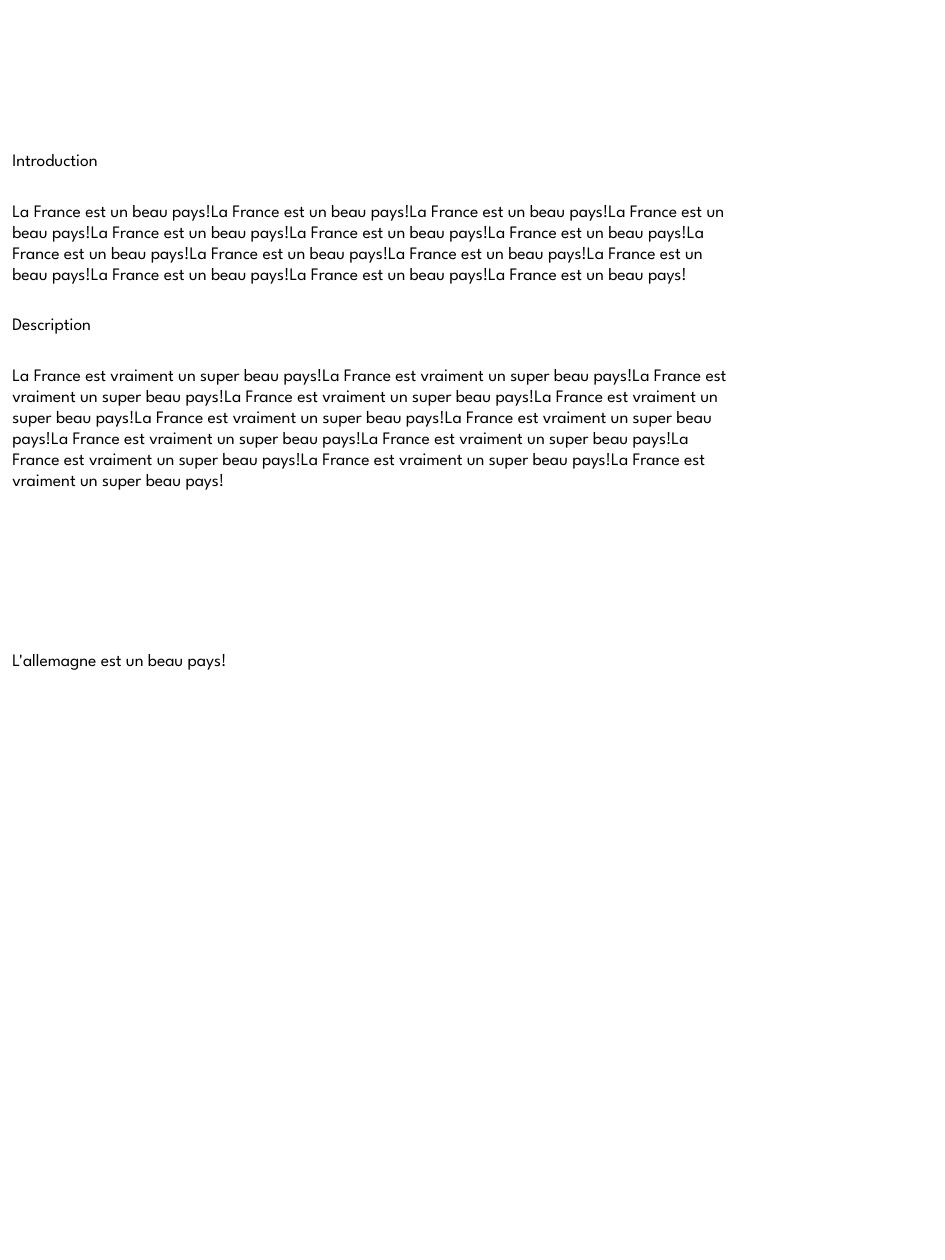
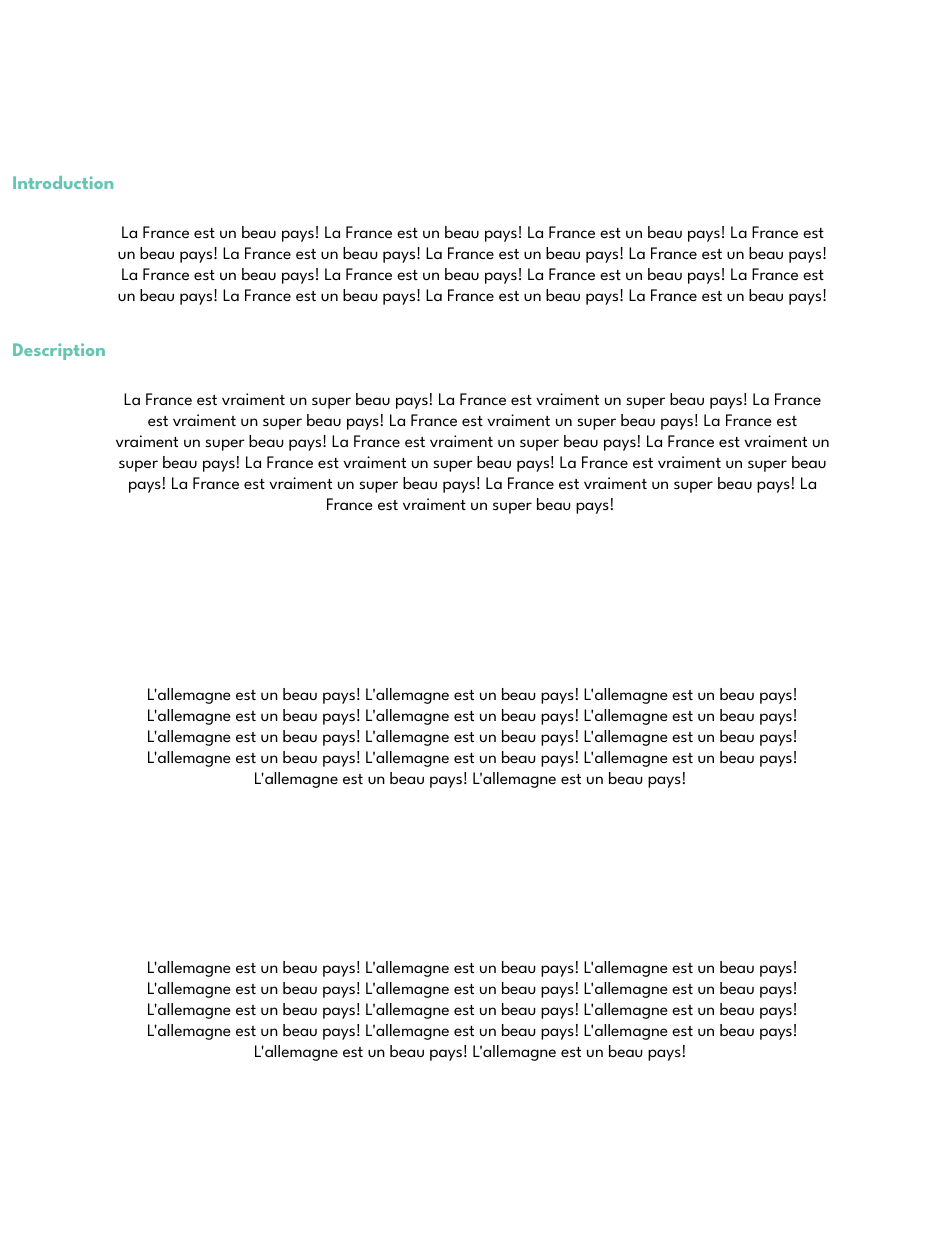
Before and after one commit to Msa360/pptx_template_cin, a slide deck: slide 2 of powerpoints/test.pptx. Drawn at 945x1260 pixels with LibreOffice and Linux fonts; fonts in the diff are those of the drawing; background and template pictures are left out. Boxes give left, top, right and bottom in pixels: in the first picture for what was removed or moved away, otherwise in the second. Text is boxed around its words. In the diff, an @@ line names an element or a change of style, - is before the commit and + after.

```diff
--- a/powerpoints/test.pptx
+++ b/powerpoints/test.pptx
@@ text "Introduction": place and size @@
-text "Introduction" at box(12, 154, 97, 167)
+text "Introduction" at box(12, 176, 114, 189)
@@ text "Introduction" at box(12, 176, 114, 189): size 10 to 11 pt, text colour #000000 to #67C5B4, bold on @@
@@ text at box(118, 226, 828, 305): text changed @@
-La France est un beau pays!La France est un beau pays!La France est un beau pays!La France est un
-beau pays!La France est un beau pays!La France est un beau pays!La France est un beau pays!La
-France est un beau pays!La France est un beau pays!La France est un beau pays!La France est un
-beau pays!La France est un beau pays!La France est un beau pays!La France est un beau pays!
+La France est un beau pays! La France est un beau pays! La France est un beau pays! La France est
+un beau pays! La France est un beau pays! La France est un beau pays! La France est un beau pays!
+La France est un beau pays! La France est un beau pays! La France est un beau pays! La France est
+un beau pays! La France est un beau pays! La France est un beau pays! La France est un beau pays!
@@ text "Description" at box(12, 343, 106, 360): size 10 to 11 pt, text colour #000000 to #67C5B4, bold on @@
@@ text "Description": place and size @@
-text "Description" at box(12, 318, 91, 334)
+text "Description" at box(12, 343, 106, 360)
@@ text at box(116, 393, 830, 514): text changed @@
-La France est vraiment un super beau pays!La France est vraiment un super beau pays!La France est
-vraiment un super beau pays!La France est vraiment un super beau pays!La France est vraiment un
-super beau pays!La France est vraiment un super beau pays!La France est vraiment un super beau
-pays!La France est vraiment un super beau pays!La France est vraiment un super beau pays!La
-France est vraiment un super beau pays!La France est vraiment un super beau pays!La France est
-vraiment un super beau pays!
+La France est vraiment un super beau pays! La France est vraiment un super beau pays! La France
+est vraiment un super beau pays! La France est vraiment un super beau pays! La France est
+vraiment un super beau pays! La France est vraiment un super beau pays! La France est vraiment un
+super beau pays! La France est vraiment un super beau pays! La France est vraiment un super beau
+pays! La France est vraiment un super beau pays! La France est vraiment un super beau pays! La
+France est vraiment un super beau pays!
@@ text at box(147, 688, 798, 788): text changed @@
-L'allemagne est un beau pays!
+L'allemagne est un beau pays! L'allemagne est un beau pays! L'allemagne est un beau pays!
+L'allemagne est un beau pays! L'allemagne est un beau pays! L'allemagne est un beau pays!
+L'allemagne est un beau pays! L'allemagne est un beau pays! L'allemagne est un beau pays!
+L'allemagne est un beau pays! L'allemagne est un beau pays! L'allemagne est un beau pays!
+L'allemagne est un beau pays! L'allemagne est un beau pays!
@@ text added at box(147, 961, 798, 1061), 10 pt, text #000000 @@
+L'allemagne est un beau pays! L'allemagne est un beau pays! L'allemagne est un beau pays!
+L'allemagne est un beau pays! L'allemagne est un beau pays! L'allemagne est un beau pays!
+L'allemagne est un beau pays! L'allemagne est un beau pays! L'allemagne est un beau pays!
+L'allemagne est un beau pays! L'allemagne est un beau pays! L'allemagne est un beau pays!
+L'allemagne est un beau pays! L'allemagne est un beau pays!
```
Also in this commit, not shown: 1 other slide changed, 1 slide added, 7 other files.
